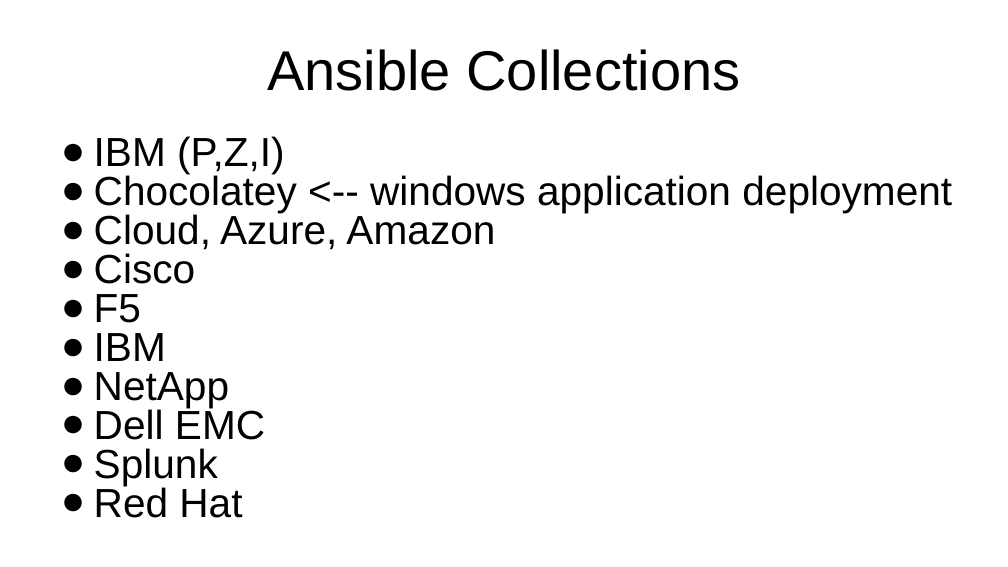
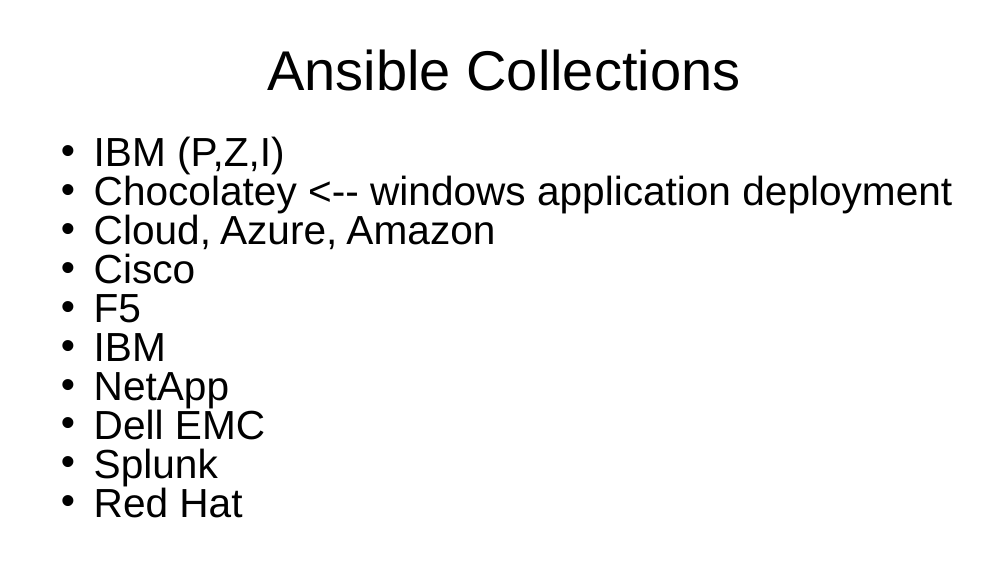
Before and after one commit to ShaddGallegos/RHTI, a slide deck: slide 12 of RedHat-Management_Portfolio/Red_Hat_Management_Portfolio.pptx (slide 13 before the commit). Drawn at 1008x567 pixels with LibreOffice and Linux fonts; fonts in the diff are those of the drawing; background and template pictures are left out. Boxes give left, top, right and bottom in pixels: in the first picture for what was removed or moved away, otherwise in the second. Text is boxed around its words. In the diff, an @@ line names an element or a change of style, - is before the commit and + after.

```diff
--- a/RedHat-Management_Portfolio/Red_Hat_Management_Portfolio.pptx
+++ b/RedHat-Management_Portfolio/Red_Hat_Management_Portfolio.pptx
@@ text "IBM (P,Z,I)" at <box>94,136,952,518</box>: bullet ● to • @@
```
Also in this commit, not shown: 9 other slides changed, 1 slide removed, 1 other file.
